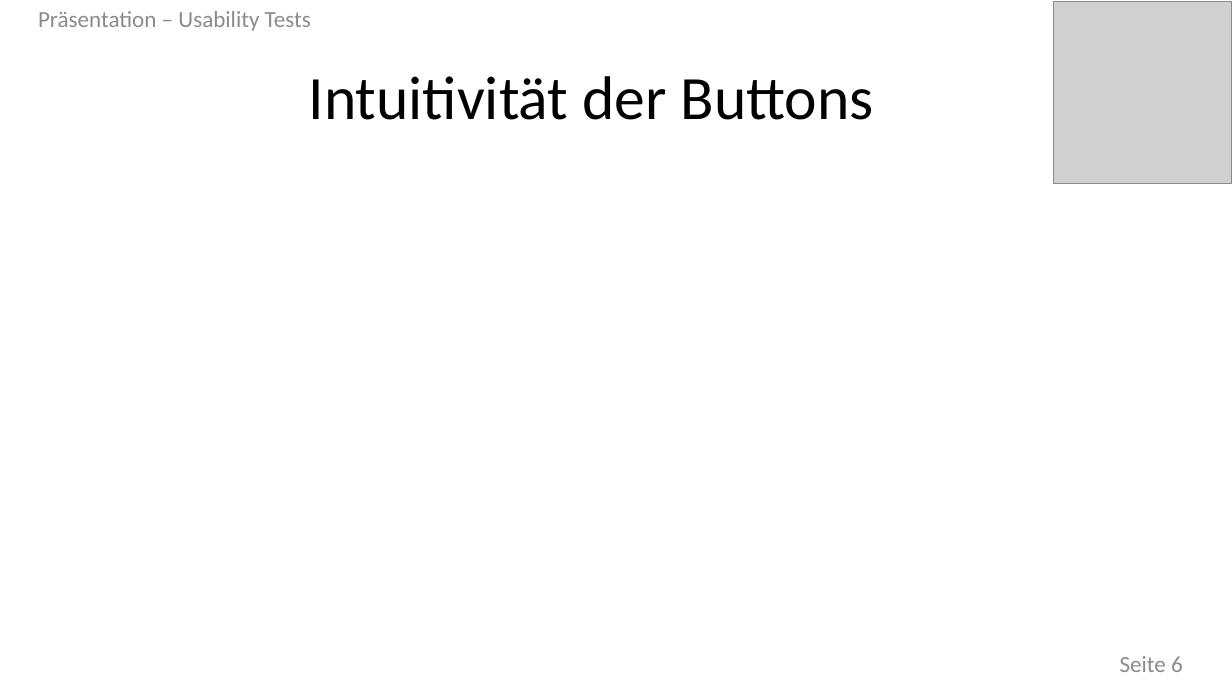
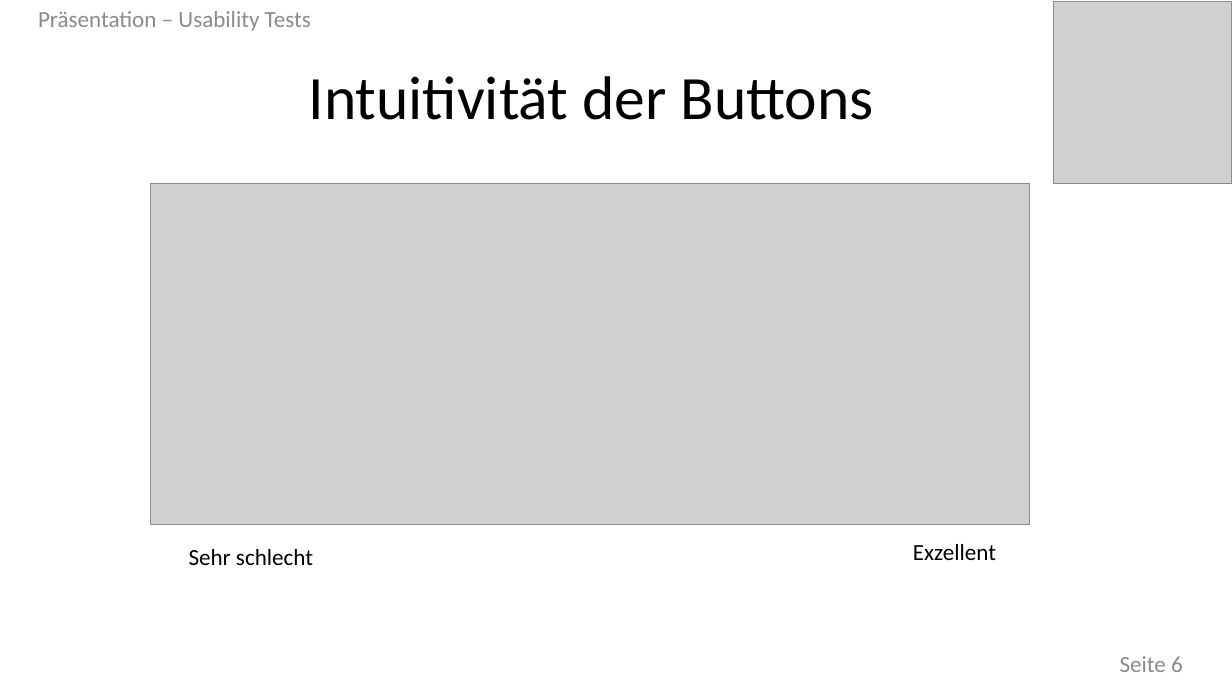
Before and after one commit to joeftiger/PSE-Bee-Game, a slide deck: slide 6 of Presentation - Usability Tests.pptx. Drawn at 1232x693 pixels with LibreOffice and Linux fonts; fonts in the diff are those of the drawing; grey boxes stand for pictures. Boxes give left, top, right and bottom in pixels: in the first picture for what was removed or moved away, otherwise in the second. Text is boxed around its words. In the diff, an @@ line names an element or a change of style, - is before the commit and + after.

```diff
--- a/Presentation - Usability Tests.pptx
+++ b/Presentation - Usability Tests.pptx
@@ picture added at (151,184,1030,524) @@
@@ text added at (189,549,313,565), 18 pt, text #000000 @@
+Sehr schlecht
@@ text added at (913,544,996,560), 18 pt, text #000000 @@
+Exzellent
```
Also in this commit, not shown: 2 other slides changed.
